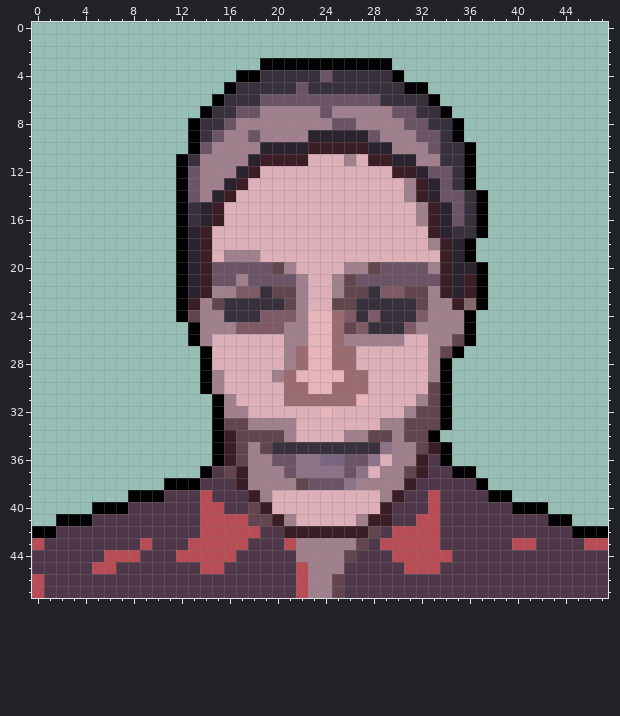
One commit to this pixel-art sprite: public/img/avatars/14383286_48x48.png. This is how it looked before the edit.
The file is 48x48 pixels.
After the commit:
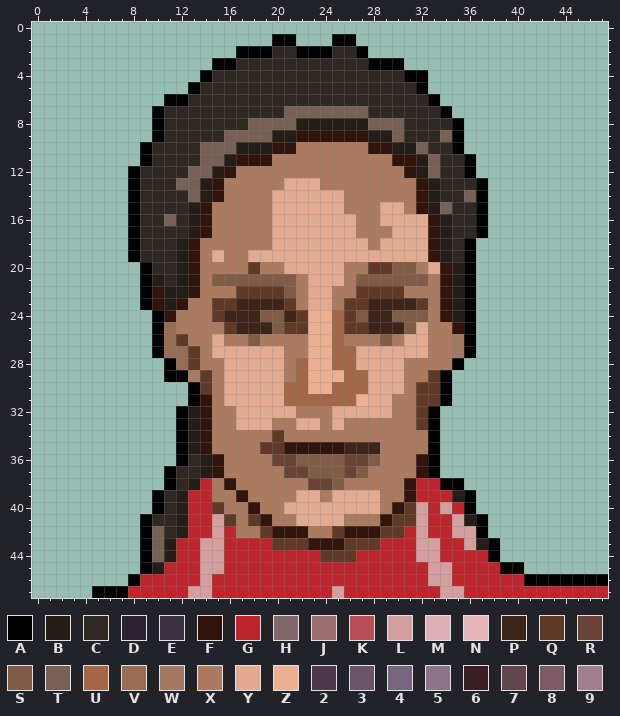
Palette (. is transparent): A #000000  B #251e18  C #2f2823  D #2b2330  E #38303d  F #31150c  G #bd262d  H #84696c  J #9a6b6f  K #b84d55  L #d29e9e  M #ddb0b9  N #e5b5b9  P #3e251a  Q #603a27  R #694336  S #805c46  T #786055  U #a36748  V #996d54  W #a17861  X #ac7a5f  Y #e2ab90  Z #ebb092  2 #50384b  3 #6c5467  4 #7a6580  5 #8c7387  6 #3b1d25  7 #63454e  8 #7d5a66  9 #a0808c
From old to new:
Changed rows in their new state; - is an unchanged pixel.
first column x 0:
 1 --------------------AA---AA---------------------
 2 -----------------AAACCAAACCA--------------------
 3 ---------------AACCCCCCCCCCC--A-----------------
 4 --------------ACCCCCCCCCCCCCCCCAA---------------
 5 -------------ACCCCCCCCCCCCCCCCCC----------------
 6 -----------AACCCCCCCCCCCCCCCCCCCC---------------
 7 ----------ACCCCCCCCCCTTTTTTTCCCCCC--------------
 8 ----------ACCCCCCCTTTTBBBBBBTTTCCCC-------------
 9 ----------ACCCCCTTTTBBFFFFFFBBTCCCT-------------
10 ---------ACCCCTTTBBBFFXXXXXXFFBBTCCA.-----------
11 ---------ACCCCTTBFFFXXXXXXXXXXFFBTCC------------
12 --------ACCCCTTBFXXXXXXXXXXXXXXFBTCC------------
13 --------ACCCTTBFXXXXXYYYXXXXXXXXFBCCCA----------
14 --------ACCCCTBFXXXXYYYYYYXXXXXXFBCCT-----------
15 --------ACCCCBFXXXXXYYYYYYXXXYYXFBTCC-----------
16 --------ACCTCBFXXXXXYYYYYYYXXYYYYFBCC-----------
17 --------ACCCCBFXXXXXYYYYYYYXXXYYYFBCC-----------
18 --------ACCCBFXXXXXXYYYYYYYYXYYYYFBC------------
19 --------ACCCBFXYXXYYYYYYYYYYYYYYYFBC------------
20 ---------ACCBFXXXXQXXYYYYYXXQQSSXYFBA.----------
21 ---------ABCBFXSSSSSSSXYYYXSSSSSSXFBA.----------
22 ---------AFBBFXXXQQQQSXYYXXQQQQXXXFBA.----------
23 ---------AFBFXXQQPPPPQXYYXQQPPPPQXFBA.----------
24 ----------AFXXXQPPPSSPQZZUQSPPSSSXFB------------
25 ----------AVXXXXQPPPSQQZZUQQPPPSYXXF------------
26 ----------AVQXXYXXSXXXXZZUXXXSXYYXXW------------
27 ----------AVVQXYYYYYYXXZZUUYYYYYYXXWA-----------
28 -----------AVQXXYYYYYXUZZUUYYYYXXXXA------------
29 -----------AAXQXYYYYYXUZZZUUYYYXXQ--------------
30 -------------AQXYYYYYUUZZUUUYYYXQQ--------------
31 -------------AFXYYYYYUUUUUUZYYXXQQ--------------
32 ------------ABFXXYYYYYXXXYYYYYXXQA.-------------
33 ------------ABFXXYYYXXYYXYXXXXXXQA.-------------
34 ------------ABFXXXXXQXXXXXXXXXXXX---------------
35 ------------ABFXXXXQQFFFFFPPPXXXXA.-------------
36 ------------ACBFXXXXRRSSSSRRSXXXFA.-------------
37 -----------ACCBFXXXXXRRSSSRSXXXXFA...-----------
38 ------------CBGXFXXXXXXRRSXXXXXFGGAA..----------
39 --------..-CBGGXXFXXXXYYXYYYYXXFGGGBA...--------
40 -----.....ACBGGQXXFXXYYYYYYYYXFQLGLGA......-----
41 --.......ACCBGGLQXQFXXYYYYXXXFQQLGGLBA.......---
42 .........ATCBGGLGXXQFFFXXQFFFQQGLGGLLA..........
43 .........ATBGGLLGGGGQQQFFFQQQGGGLLGGLBA.........
44 .........ATBGGLLGGGGGGGGQQQGGGGGLLGGGGA.........
45 .........ABGGGLLGGGGGGGGGGGGGGGGGLLGGGGAA.......
46 ........AGGGGGLGGGGGGGGGGGGGGGGGGLLGGGGGGAAAAAAA
47 .....AAAGGGGGLLGGGGGGGGGGLGGGGGGGGLLGGGGGGGGGGGG
